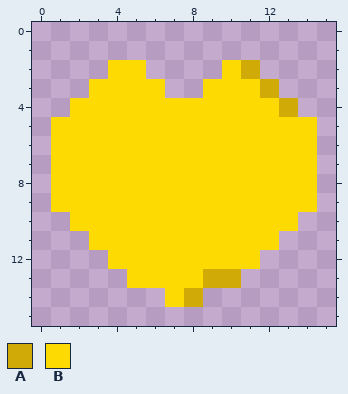
A pixel-art file gets an edit: Assets/Aseprite/BananaHeart.aseprite. That is the earlier state.
16x16 pixels, 1 frame.
Palette (. is transparent): A #d0aa07  B #fdda02
Pixels before, first column x 1:
 2 ...BB....BA...
 3 ..BBBB..BBBA..
 4 .BBBBBBBBBBBA.
 5 BBBBBBBBBBBBBB
 6 BBBBBBBBBBBBBB
 7 BBBBBBBBBBBBBB
 8 BBBBBBBBBBBBBB
 9 BBBBBBBBBBBBBB
10 .BBBBBBBBBBBB.
11 ..BBBBBBBBBB..
12 ...BBBBBBBB...
13 ....BBBBAA....
14 ......BA......
Once edited:
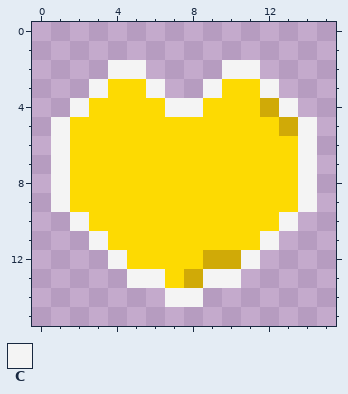
Colours new in this view: C #f4f4f4
Change:
y 2: x 4..5 BB -> CC; x 10..11 BA -> CC
y 3: x 3 B -> C; x 6 B -> C; x 9 B -> C; x 12 A -> C
y 4: x 2 B -> C; x 7..8 BB -> CC; x 12..13 BA -> AC
y 5: x 1 B -> C; x 13..14 BB -> AC
y 6..9: x 1 B -> C; x 14 B -> C
y 10: x 2 B -> C; x 13 B -> C
y 11: x 3 B -> C; x 12 B -> C
y 12: x 4 B -> C; x 9..11 BBB -> AAC
y 13: x 5..6 BB -> CC; x 8..10 BAA -> ACC
y 14: x 7..8 BA -> CC
Boxes around the changes in both pictures, in picture pixels (x1, y1, x2, y2):
changed: (51, 60, 317, 307)
